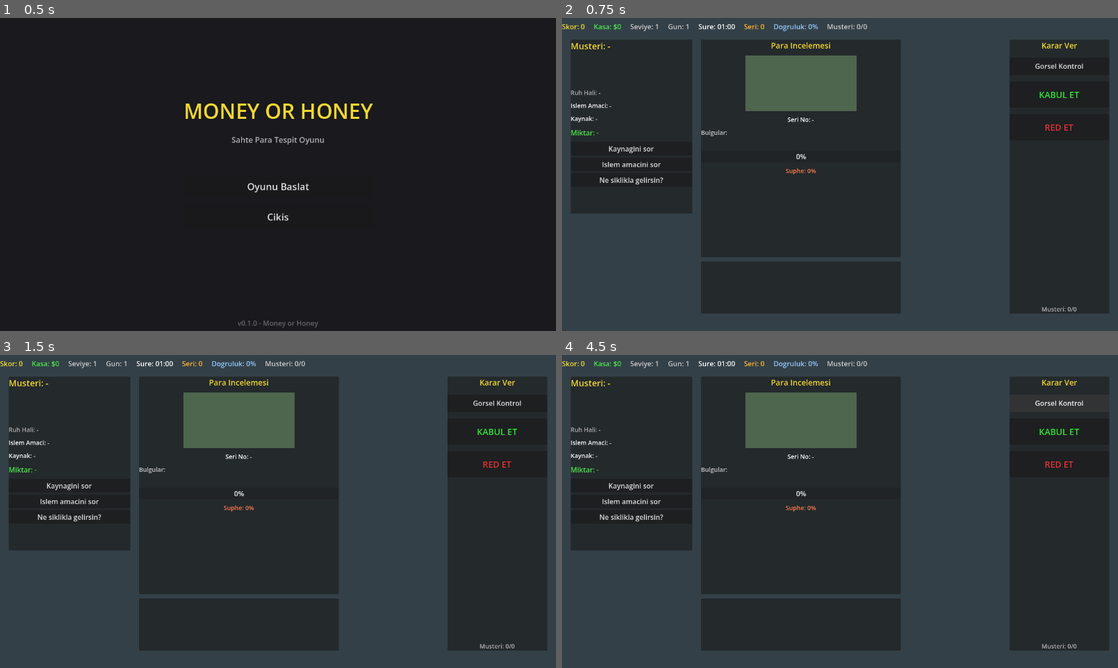
Above: before the commit, frames 1-4 (two rows, left to right).
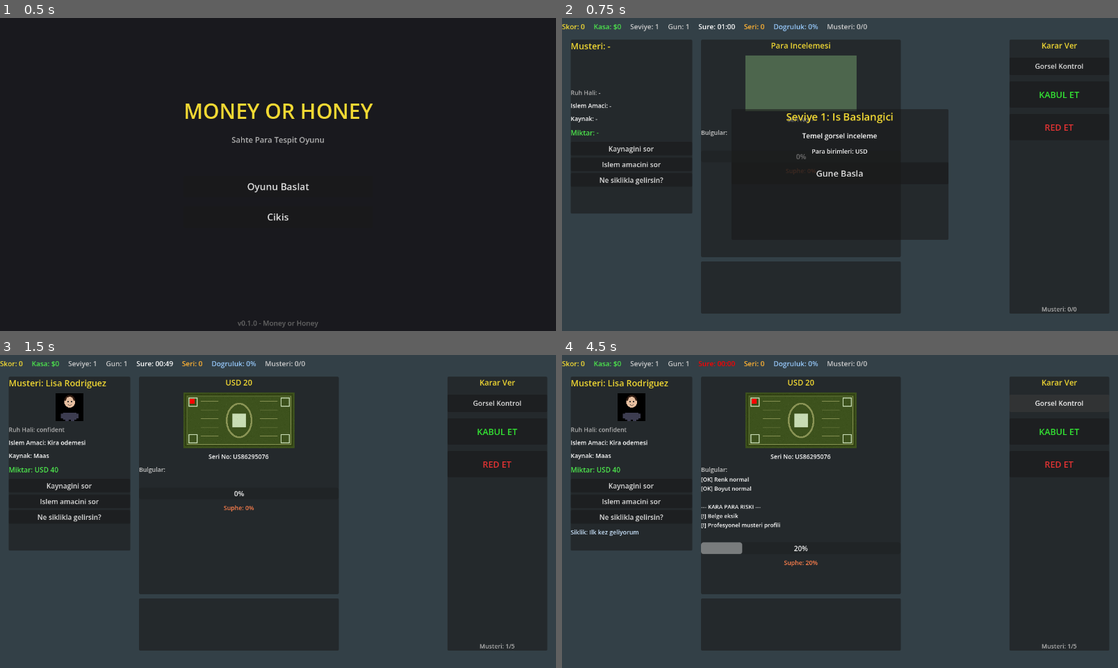
Above: after the commit, the same moments.

Repository: aydindikkulak/moneyorhoney
Game: Godot game, scene res://scenes/main/MainMenu.tscn
Two runs of this game, one before a commit and one after it. Both use one fixed random seed, a clock stepped at 60 frames per second and the inputs below.
Inputs (mouse positions are in pixels of both pictures, inside the frame that each line leads up to):
- Up to frame 1 (0.5 s): no input
- Up to frame 2 (0.75 s): click "Oyunu Baslat" at 0.5 s
- Up to frame 3 (1.5 s): click (278, 511) at 1.25 s, where only the run after the commit has a clickable "Gune Basla"
- Up to frame 4 (4.5 s): click "Kaynagini sor" at 2 s; click "Islem amacini sor" at 2.75 s; click "Ne siklikla gelirsin?" at 3.5 s; click "Gorsel Kontrol" at 4.25 s

Frame 1 is identical in both runs. In frame 2, 4.3% of the frame differs, in the area x 33-70%, y 29-71%; in frame 3, 4.5%; in frame 4, 5.5%, in the area x 1-93%, y 2-94%.
Error before the commit: Parse Error: Identifier "current_banknote" not declared in the current scope. (res://scripts/gameplay/CurrencyInspector.gd:28)

Commit message:
Fix missing current_banknote variable in CurrencyInspector
Co-authored-by: Cursor <cursoragent@cursor.com>

Diff:
--- a/scripts/autoload/GameManager.gd
+++ b/scripts/autoload/GameManager.gd
@@ -31,7 +31,7 @@
 	total_money_earned = 0
 	total_money_lost = 0
 	game_started.emit()
-	start_day()
+	# start_day() çağrısını kaldır - GameScene'den çağrılacak
 
 func start_day():
 	current_state = GameState.PLAYING
--- a/scripts/gameplay/CurrencyInspector.gd
+++ b/scripts/gameplay/CurrencyInspector.gd
@@ -7,6 +7,7 @@
 signal document_check_complete(result: Dictionary)
 signal laundering_check_complete(result: Dictionary)
 
+var current_banknote
 var current_banknote_data: Dictionary = {}
 var current_customer_data: Dictionary = {}
 var active_tool: int = 0
--- a/scripts/gameplay/GameScene.gd
+++ b/scripts/gameplay/GameScene.gd
@@ -72,7 +72,7 @@
 	_connect_signals()
 	_setup_ui()
 
-	GameManager.start_game()
+	# Level intro panelini göster - buton ile gün başlatılacak
 	_show_level_intro()
 
 func _connect_signals():
@@ -148,6 +148,7 @@
 	_start_day()
 
 func _start_day():
+	GameManager.start_day()  # HUD timer'ı başlat
 	current_customer_index = 0
 	total_customers = LevelManager.get_customer_count(GameManager.current_level)
 	_generate_customers()
